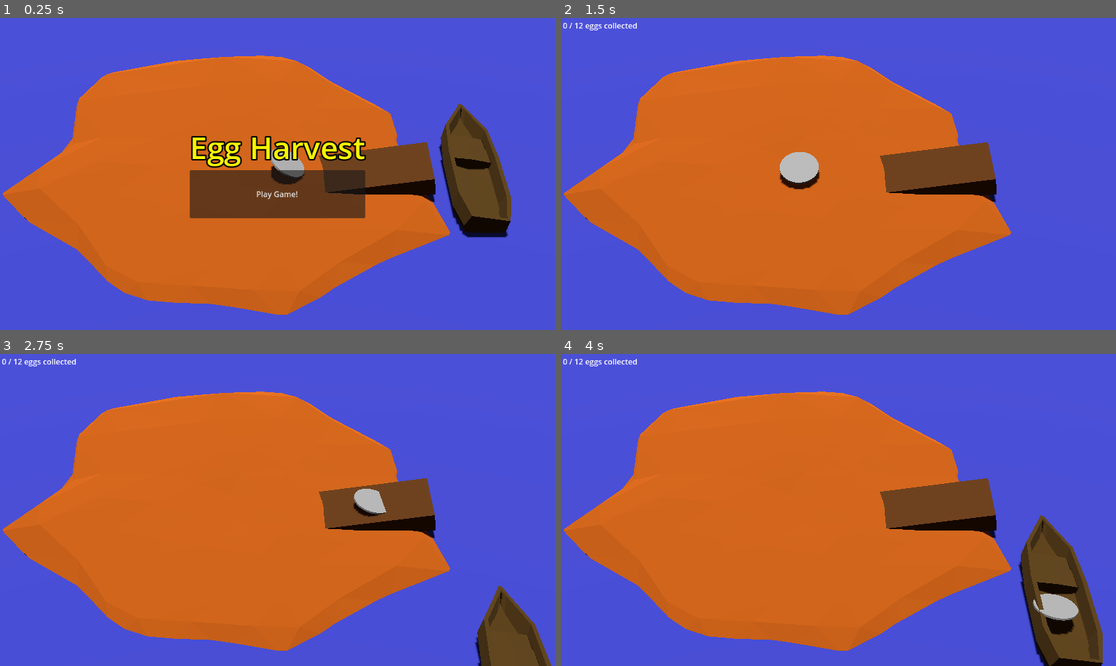
Above: before the commit, frames 1-4 (two rows, left to right).
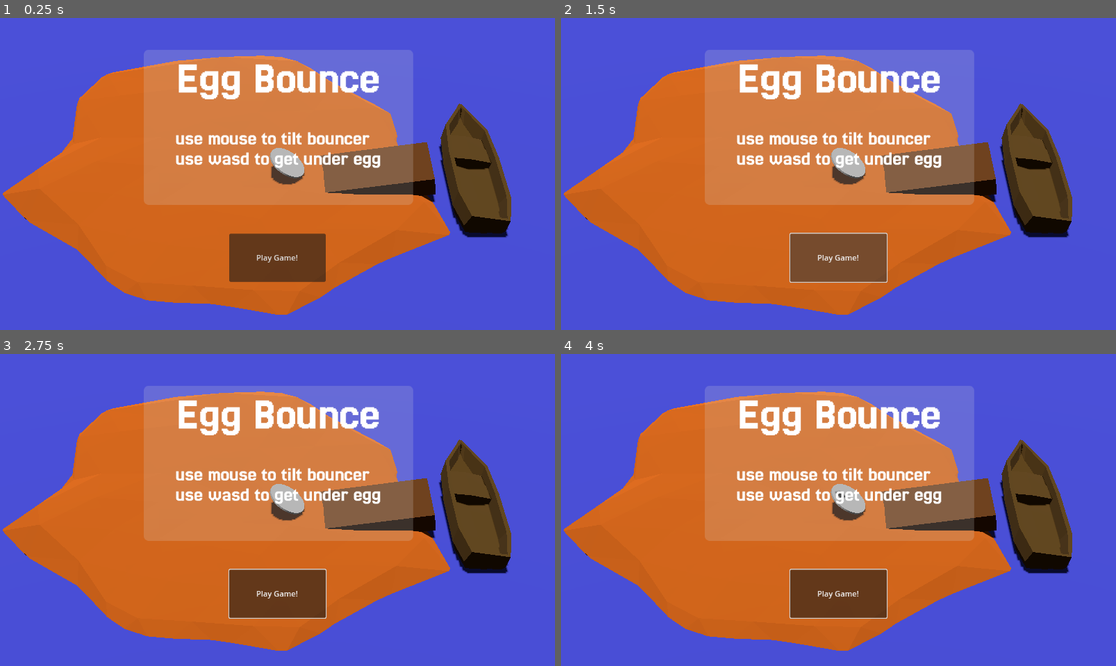
Above: after the commit, the same moments.

Repository: nikolajbaer/ldj56
Game: Godot game, scene res://intro_3d.tscn
Same seed, same stepped clock (60 frames per second), same inputs: the game is played once before the commit and once after it.
Inputs (mouse positions are in pixels of both pictures, inside the frame that each line leads up to):
- Up to frame 1 (0.25 s): no input
- Up to frame 2 (1.5 s): click "Play Game!" at 0.5 s; click "Start!" (after the commit: "Play Game!") at 1.25 s
- Up to frame 3 (2.75 s): move the mouse to (399, 494) at 2.02 s; hold Right (right) from 2.03 s (still down)
- Up to frame 4 (4 s): move the mouse to (727, 525) at 2.77 s; release Right (right) at 2.78 s; hold Down (down) 2.78-3.53 s; move the mouse to (894, 441) at 3.52 s; hold Right (right) from 3.53 s (still down)

The runs differ from the first frame. In frame 1, 28% of the frame differs, in the area x 25-75%, y 10-85%; in frame 2, 31%; in frame 3, 33%; in frame 4, 34%, in the area x 0-98%, y 1-100%.

Commit message:
add title

Diff:
--- a/intro_3d.tscn
+++ b/intro_3d.tscn
@@ -1,11 +1,12 @@
-[gd_scene load_steps=14 format=3 uid="uid://bvnnuxn7bhv6r"]
+[gd_scene load_steps=13 format=3 uid="uid://cw8n5apj1i4i1"]
 
 [ext_resource type="Script" path="res://intro_3d.gd" id="1_adj2y"]
-[ext_resource type="PackedScene" uid="uid://cfllpbprcrwxw" path="res://ground.tscn" id="1_bkpe4"]
+[ext_resource type="PackedScene" path="res://ground.tscn" id="1_bkpe4"]
 [ext_resource type="PackedScene" uid="uid://bjt3arw5lu6dn" path="res://trampoline.tscn" id="2_f5350"]
 [ext_resource type="Shader" path="res://ocean.gdshader" id="3_3saqr"]
 [ext_resource type="PackedScene" uid="uid://br5v1vnwcl18k" path="res://boat.tscn" id="4_4ekjq"]
-[ext_resource type="PackedScene" uid="uid://b2n5w8k25spxt" path="res://dock.tscn" id="5_7mi8w"]
+[ext_resource type="PackedScene" path="res://dock.tscn" id="5_7mi8w"]
+[ext_resource type="Texture2D" uid="uid://cfhf68p4un7sb" path="res://assets/Frame 1(1).png" id="7_efec8"]
 
 [sub_resource type="Environment" id="Environment_5w55g"]
 ambient_light_color = Color(0.958918, 0.937631, 0.741529, 1)
@@ -40,15 +41,6 @@
 
 [sub_resource type="StandardMaterial3D" id="StandardMaterial3D_o7uih"]
 albedo_color = Color(0.220134, 0.236158, 0.646493, 1)
-
-[sub_resource type="SystemFont" id="SystemFont_2tj4k"]
-
-[sub_resource type="LabelSettings" id="LabelSettings_cldfp"]
-font = SubResource("SystemFont_2tj4k")
-font_size = 64
-font_color = Color(0.96249, 0.954828, 1.54018e-06, 1)
-outline_size = 12
-outline_color = Color(0, 0, 0, 1)
 
 [node name="intro3d" type="Node3D"]
 script = ExtResource("1_adj2y")
@@ -97,20 +89,27 @@
 layout_mode = 2
 size_flags_vertical = 3
 
-[node name="Panel" type="VBoxContainer" parent="Control/VBox/CenterContainer"]
+[node name="VBoxContainer" type="VBoxContainer" parent="Control/VBox"]
+layout_mode = 2
+
+[node name="Frame1(1)" type="Sprite2D" parent="Control/VBox/VBoxContainer"]
+position = Vector2(607, -198)
+texture = ExtResource("7_efec8")
+
+[node name="CenterContainer" type="CenterContainer" parent="Control/VBox/VBoxContainer"]
+layout_mode = 2
+
+[node name="Panel" type="VBoxContainer" parent="Control/VBox/VBoxContainer/CenterContainer"]
 custom_minimum_size = Vector2(200, 200)
 layout_mode = 2
 
-[node name="RichTextLabel" type="Label" parent="Control/VBox/CenterContainer/Panel"]
-layout_mode = 2
-text = "Egg Harvest"
-label_settings = SubResource("LabelSettings_cldfp")
-horizontal_alignment = 1
-
-[node name="Button" type="Button" parent="Control/VBox/CenterContainer/Panel"]
+[node name="Button" type="Button" parent="Control/VBox/VBoxContainer/CenterContainer/Panel"]
 custom_minimum_size = Vector2(0, 100)
 layout_mode = 2
 text = "Play Game!"
+
+[node name="Panel" type="Panel" parent="Control/VBox/VBoxContainer/CenterContainer/Panel"]
+layout_mode = 2
 
 [node name="Timer" type="Timer" parent="."]
 wait_time = 3.0
Binary file added: assets/Frame 1(1).png
Not shown, added: assets/Frame 1(1).png.import
Not shown: 1 places in root.tscn that only renumber resources
